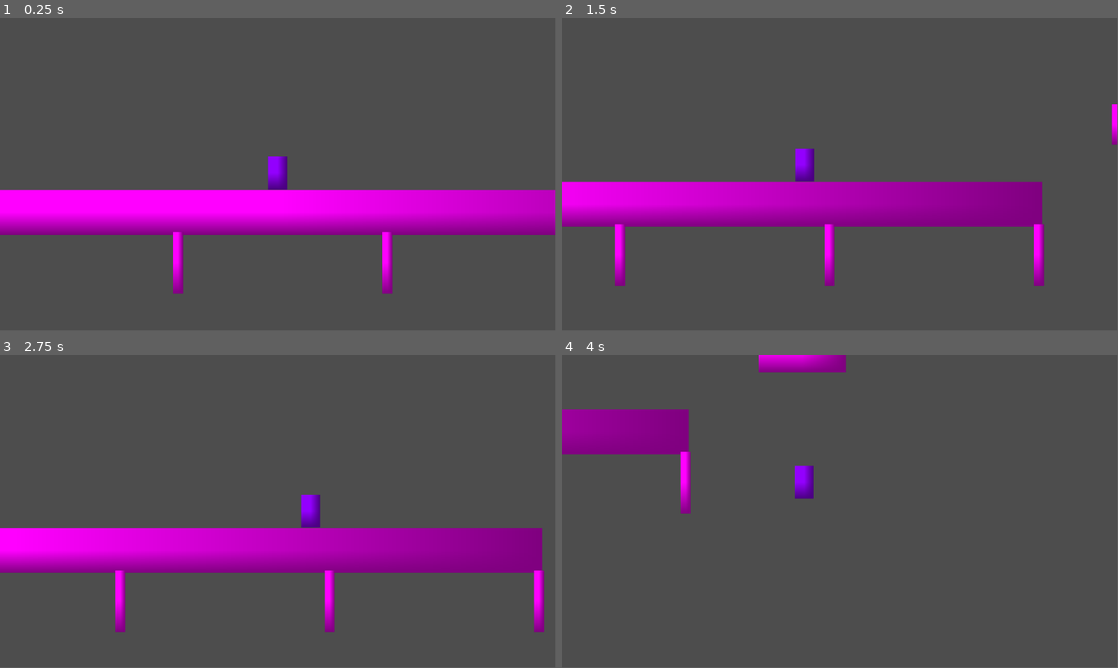
Above: before the commit, frames 1-4 (two rows, left to right).
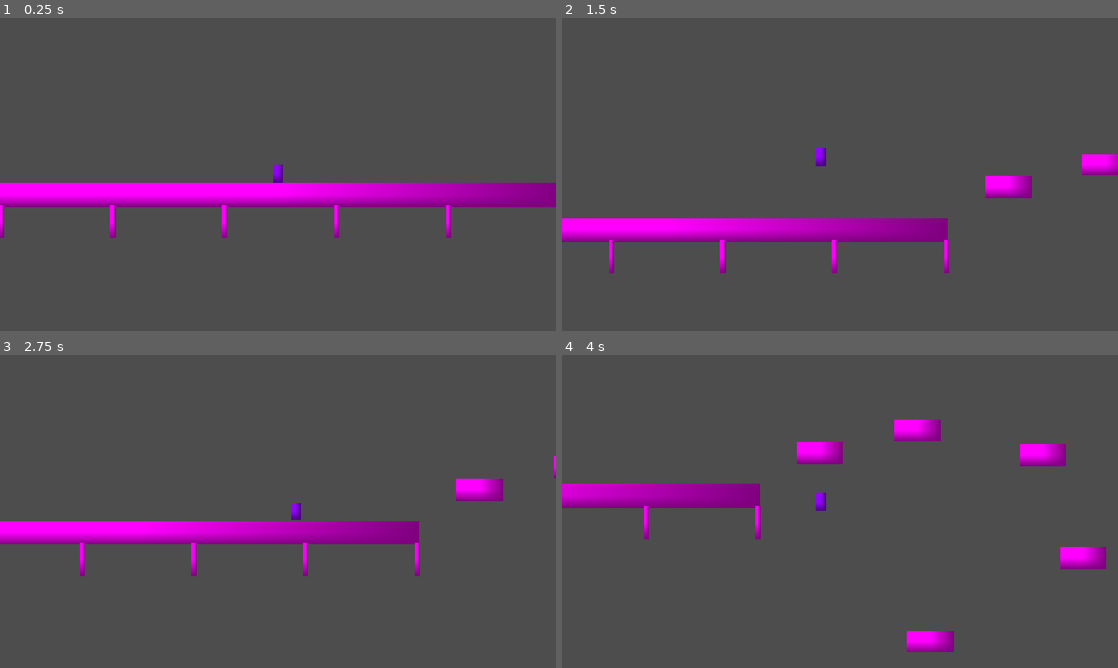
Above: after the commit, the same moments.

Repository: sharwenn-dev/cerulean_eclipse
Game: Godot game, scene res://scenes/test_world.tscn
Two runs of this game, one before a commit and one after it. Both use one fixed random seed, a clock stepped at 60 frames per second and the inputs below.
Inputs:
- Up to frame 1 (0.25 s): no input
- Up to frame 2 (1.5 s): tap Enter (ui_accept) at 0.5, 0.77 s; hold D (ui_right) from 0.53 s (still down)
- Up to frame 3 (2.75 s): tap Enter (ui_accept) at 1.52 s; release D (ui_right) at 2.03 s; hold A (ui_left) from 2.03 s (still down)
- Up to frame 4 (4 s): release A (ui_left) at 2.78 s; hold D (ui_right) from 2.78 s (still down); tap Enter (ui_accept) at 3.02, 3.77 s
The window is 799x449 before the commit and 800x450 after it. Grey fills any space a smaller window leaves; there, only what the larger window draws over its background counts as a difference.

The runs differ from the first frame. In frame 1, 16% of the frame differs, in the area x 0-100%, y 44-88%; in frame 2, 18%, in the area x 0-100%, y 27-86%; in frame 3, 16%; in frame 4, 11%.

Commit message:
11/17/2025 gravity changes and aspect ratio fixes

Diff:
--- a/entities/player.gd
+++ b/entities/player.gd
@@ -10,7 +10,7 @@
 # YOU CAN FORMAT THESE VARIABLES HOWEVER YOU WANT, IDK HOW THE CLEAN WAY TO DO IT IS
 # apparently making your falling gravity more than base makes it feel more snappy. so this is how i did that. also has support if you want to add more for flying or aerial combat.
 @export var base_gravity: float = 1000.0
-@export var falling_gravity: float = 3500.0
+@export var falling_gravity: float = 2000.0
 var gravity: float = base_gravity
 
 # jump stuff
--- a/entities/player.tscn
+++ b/entities/player.tscn
@@ -20,7 +20,7 @@
 texture = SubResource("PlaceholderTexture2D_merdl")
 
 [node name="Camera2D" type="Camera2D" parent="."]
-zoom = Vector2(2.44, 2.44)
+zoom = Vector2(1.3, 1.3)
 process_callback = 0
 position_smoothing_enabled = true
 position_smoothing_speed = 10.0
--- a/project.godot
+++ b/project.godot
@@ -14,6 +14,11 @@
 run/main_scene="uid://rswxc6a0a8t4"
 config/features=PackedStringArray("4.5", "Forward Plus")
 config/icon="res://icon.svg"
+
+[display]
+
+window/stretch/mode="canvas_items"
+window/stretch/aspect="expand"
 
 [input]
 
